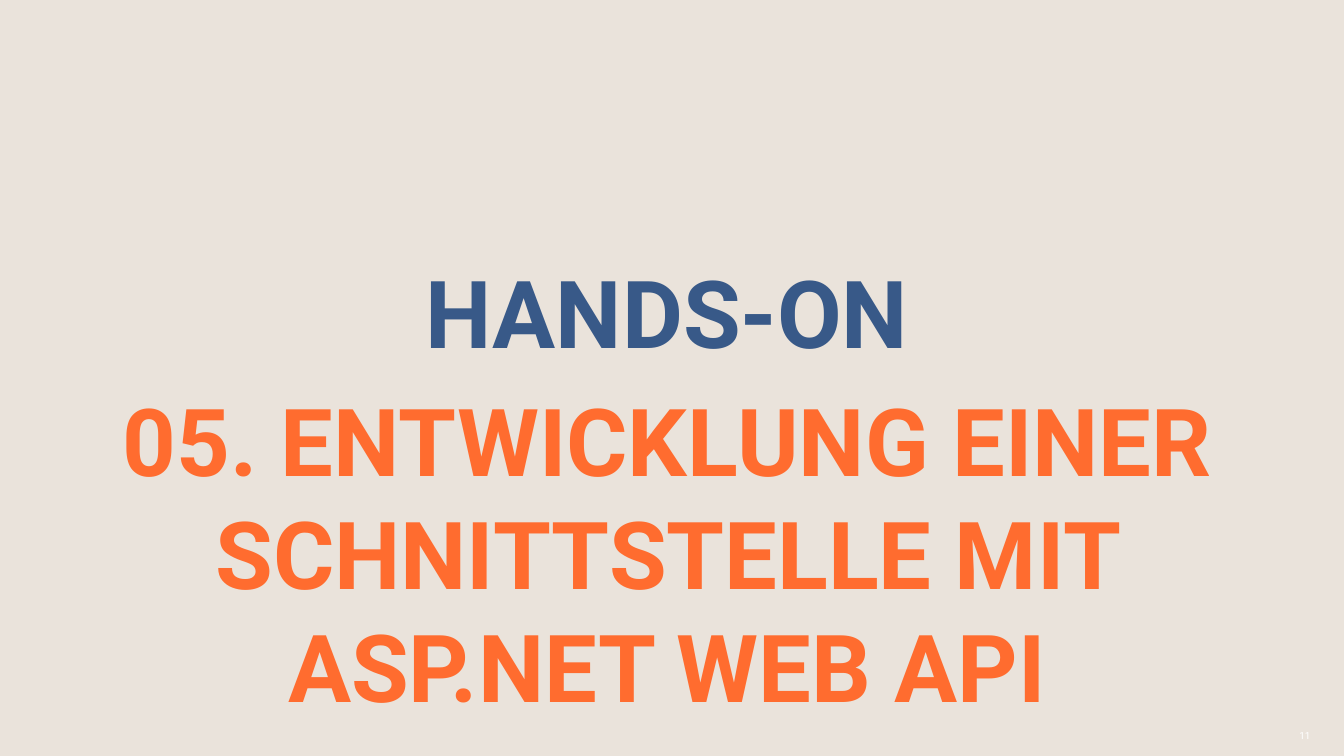
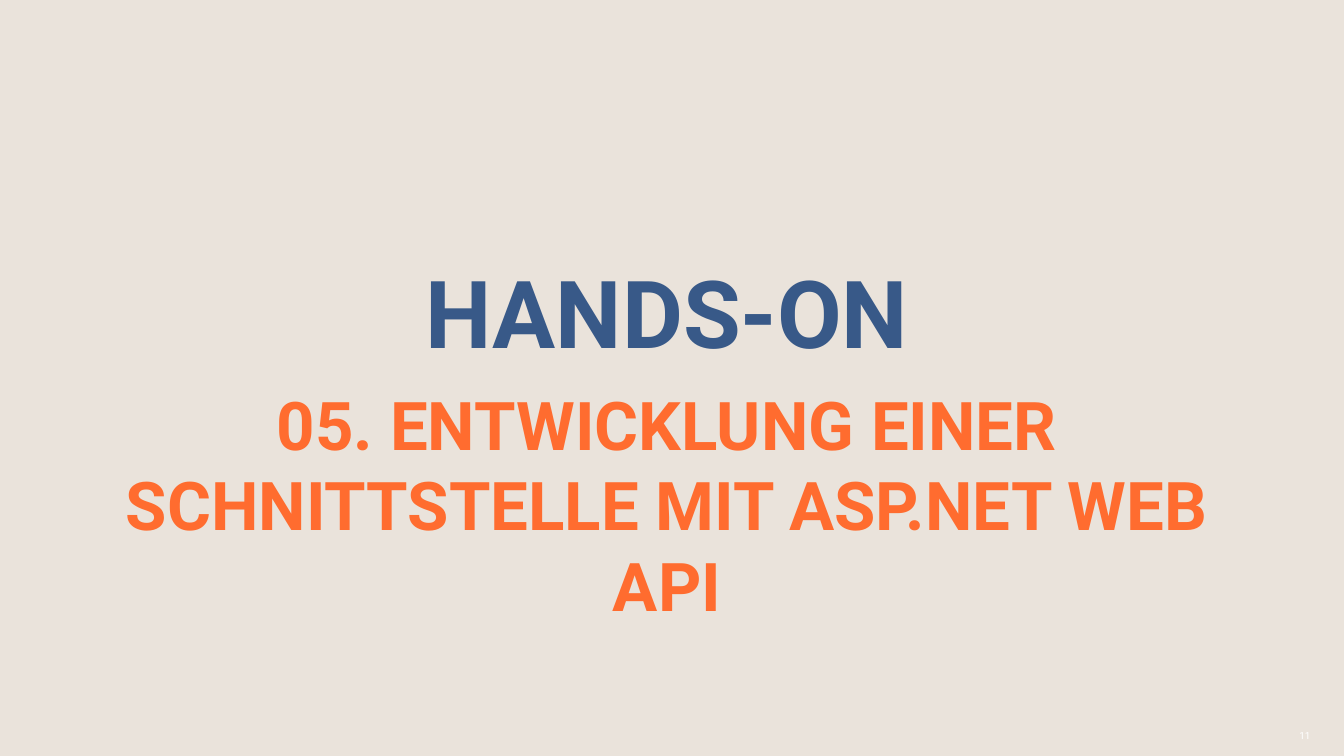
Before and after one commit to danielbeckmann/DotNETJumpStart, a slide deck: slide 11 of 05. ASP.NET Web API/Entwicklung einer Schnittstelle mit ASP.NET Web API.pptx. Drawn at 1344x756 pixels with LibreOffice and Linux fonts; fonts in the diff are those of the drawing. Boxes give left, top, right and bottom in pixels: in the first picture for what was removed or moved away, otherwise in the second. Text is boxed around its words. In the diff, an @@ line names an element or a change of style, - is before the commit and + after.

```diff
--- a/05. ASP.NET Web API/Entwicklung einer Schnittstelle mit ASP.NET Web API.pptx
+++ b/05. ASP.NET Web API/Entwicklung einer Schnittstelle mit ASP.NET Web API.pptx
@@ subtitle "05. ENTWICKLUNG EINER SCHNITTSTELLE MIT ..." at <box>126,401,1207,611</box>: size 67 to 48 pt @@
```
Also in this commit, not shown: 4 other slides changed, 2 slides added, 2 slides removed, 1 other file.
